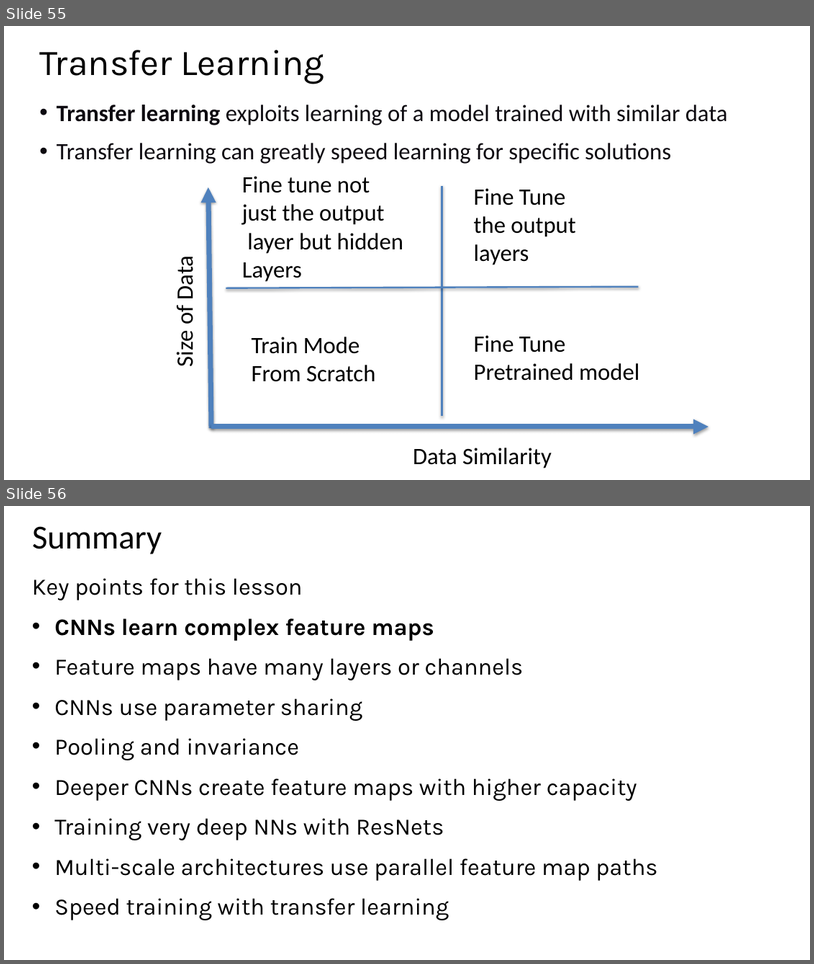
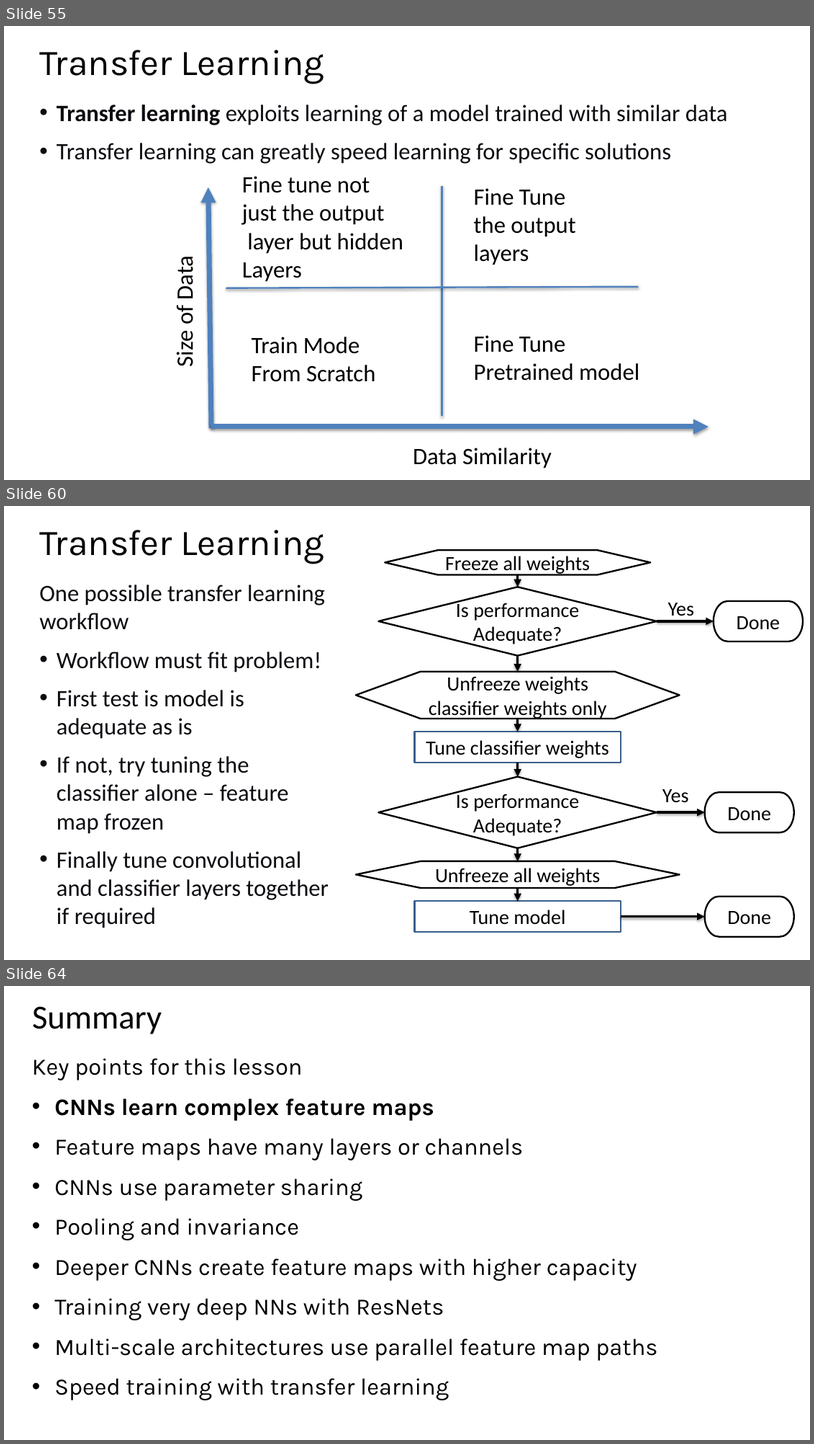
Before and after one commit to StephenElston/CSCI-E25, a slide deck: Slides/6_ConvolutionalNNs.pptx. Shown one above the other, each under a label of ours: slides 55 and 56 before the commit, slides 55, 60 and 64 after it; the slides between them are not shown. The pictures are 814x964 and 814x1444 pixels, drawn with LibreOffice and Linux fonts; fonts in the diff are those of the drawing; background and template pictures are left out. Boxes give left, top, right and bottom in pixels: in the first picture for what was removed or moved away, otherwise in the second. Text is boxed around its words. In the diff, an @@ line names an element or a change of style, - is before the commit and + after.

Commit message:
Added slides on tranfer learning and data augmentation

```diff
--- a/Slides/6_ConvolutionalNNs.pptx
+++ b/Slides/6_ConvolutionalNNs.pptx
@@ slide 60 added at <box>4,506,810,960</box>, background #FFFFFF @@
@@ text added at <box>39,530,324,564</box>, 43.2 pt, text #000000 @@
+Transfer Learning
@@ flow chart preparation added at <box>385,550,651,575</box>, outline #000000 2 pt, 24 pt, text #000000 @@
+Freeze all weights
@@ text added at <box>39,584,329,928</box>, 28 pt, text #0D0A10 @@
+One possible transfer learning workflow
+• Workflow must fit problem!
+• First test is model is adequate as is
+• If not, try tuning the classifier alone – feature map frozen
+• Finally tune convolutional and classifier layers together if required
@@ diamond added at <box>379,587,657,656</box>, outline #000000 2 pt, 24 pt, text #000000 @@
+Is performance Adequate?
@@ arrow added from (518, 575) to (518, 587), #000000 3 pt @@
@@ text added at <box>669,602,694,620</box>, 24 pt, text #000000 @@
+Yes
@@ pill shape added at <box>714,601,804,641</box>, outline #000000 2 pt, 24 pt, text #000000 @@
+Done
@@ arrow added from (657, 621) to (714, 621), #000000 3 pt @@
@@ arrow added from (518, 656) to (518, 672), #000000 3 pt @@
@@ flow chart preparation added at <box>356,672,680,719</box>, outline #000000 2 pt, 24 pt, text #000000 @@
+Unfreeze weights classifier weights only
@@ arrow added from (518, 718) to (518, 731), #000000 3 pt @@
@@ rectangle added at <box>415,731,621,762</box>, outline #3A5F8C 2 pt, 24 pt, text #000000 @@
+Tune classifier weights
@@ arrow added from (518, 762) to (518, 777), #000000 3 pt @@
@@ diamond added at <box>379,777,657,848</box>, outline #000000 2 pt, 24 pt, text #000000 @@
+Is performance Adequate?
@@ text added at <box>663,789,689,803</box>, 24 pt, text #000000 @@
+Yes
@@ pill shape added at <box>705,792,795,833</box>, outline #000000 2 pt, 24 pt, text #000000 @@
+Done
@@ arrow added from (657, 812) to (705, 812), #000000 3 pt @@
@@ arrow added from (518, 848) to (518, 861), #000000 3 pt @@
@@ flow chart preparation added at <box>356,861,680,888</box>, outline #000000 2 pt, 24 pt, text #000000 @@
+Unfreeze all weights
@@ arrow added from (518, 888) to (518, 901), #000000 3 pt @@
@@ rectangle added at <box>415,901,621,932</box>, outline #3A5F8C 2 pt, 24 pt, text #000000 @@
+Tune model
@@ pill shape added at <box>705,896,795,937</box>, outline #000000 2 pt, 24 pt, text #000000 @@
+Done
@@ arrow added from (621, 916) to (705, 916), #000000 3 pt @@
@@ what was slide 56 is now slide 64 @@
```
Also in this commit, not shown: 1 slide changed, 7 other slides added.
